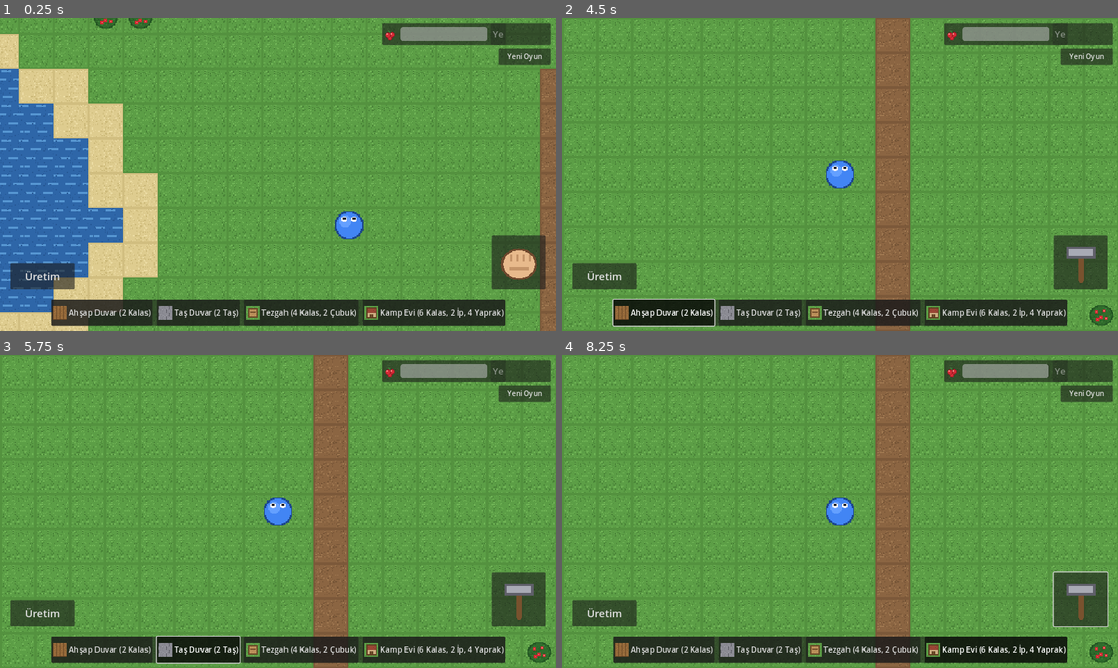
Above: before the commit, frames 1-4 (two rows, left to right).
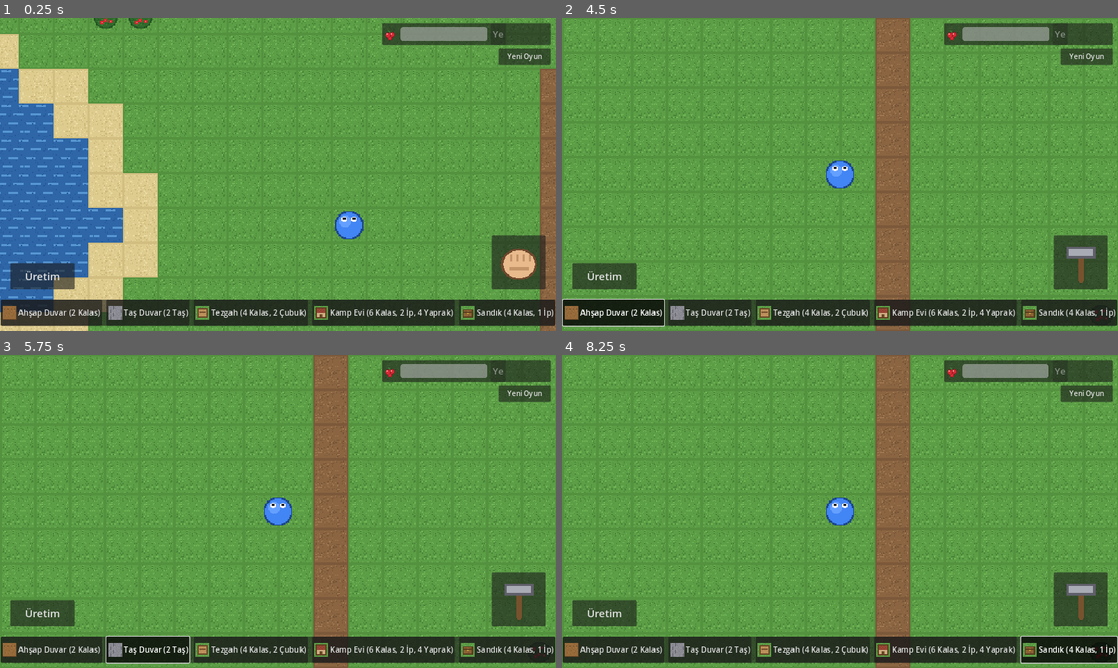
Above: after the commit, the same moments.

Repository: ozcinarece/Rable
Game: Godot game, scene res://scenes/World.tscn
Same seed, same stepped clock (60 frames per second), same inputs: the game is played once before the commit and once after it.
Inputs (mouse positions are in pixels of both pictures, inside the frame that each line leads up to):
- Up to frame 1 (0.25 s): no input
- Up to frame 2 (4.5 s): move the mouse to (962, 158) at 0.52 s; hold D 0.53-1.25 s; click (962, 158) at 0.67 s; drag from (728, 190) to (812, 237) at 1.27 s; click "Yeni Oyun" at 2 s; move the mouse to (895, 105) at 2.77 s; hold D 2.78-3.5 s; drag from (812, 237) to (673, 127) at 3.52 s; click "Ahşap Duvar (2 Kalas)" at 4.25 s
- Up to frame 3 (5.75 s): click "Taş Duvar (2 Taş)" at 5 s
- Up to frame 4 (8.25 s): click "Tezgah (4 Kalas, 2 Çubuk)" at 5.75 s; click "Kamp Evi (6 Kalas, 2 İp, 4 Ya…" at 6.5 s; click (1079, 599) at 7.25 s; click (1067, 649) at 8 s, where only the run after the commit has a clickable "Sandık (4 Kalas, 1 İp)"

The runs differ from the first frame. In frame 1, 3.6% of the frame differs, in the area x 0-100%, y 90-99%; in frame 2, 3.7%; in frame 3, 3.7%; in frame 4, 3.8%, in the area x 0-100%, y 69-99%.

Commit message:
M4g: depo sandigi
- Yeni yapi: Sandik (4 kalas + 1 ip), insa cubugundan yerlestirilir
- Sandiga dokununca ortada depolama paneli acilir:
  - "Sandiktakiler" listesi: Al butonu tum yigini envantere tasir
  - "Envanterin" listesi: Koy butonu tum yigini sandiga tasir
  - Kapat butonu veya sandiktan uzaklasmak paneli kapatir
- Sandik vurusla toplanamaz (esya kaybi olmasin); sokme sadece
  panel icindeki "Sandigi Sok" butonuyla ve yalnizca bosken
  (maliyet iade edilir, altindaki zemin geri gelir)
- Her sandigin icerigi ayri tutulur ve kayit dosyasina dahildir

Diff:
--- a/scenes/HUD.tscn
+++ b/scenes/HUD.tscn
@@ -52,6 +52,44 @@
 grow_horizontal = 0
 text = "Yeni Oyun"
 theme_override_font_sizes/font_size = 16
+
+[node name="ChestPanel" type="PanelContainer" parent="."]
+visible = false
+anchor_left = 0.5
+anchor_top = 0.5
+anchor_right = 0.5
+anchor_bottom = 0.5
+offset_left = -280.0
+offset_top = -240.0
+offset_right = 280.0
+offset_bottom = 240.0
+grow_horizontal = 2
+grow_vertical = 2
+
+[node name="VBox" type="VBoxContainer" parent="ChestPanel"]
+theme_override_constants/separation = 8
+
+[node name="TitleRow" type="HBoxContainer" parent="ChestPanel/VBox"]
+
+[node name="Title" type="Label" parent="ChestPanel/VBox/TitleRow"]
+text = "Sandık"
+size_flags_horizontal = 3
+theme_override_font_sizes/font_size = 26
+
+[node name="CloseButton" type="Button" parent="ChestPanel/VBox/TitleRow"]
+text = "Kapat"
+theme_override_font_sizes/font_size = 20
+
+[node name="Scroll" type="ScrollContainer" parent="ChestPanel/VBox"]
+size_flags_vertical = 3
+
+[node name="Rows" type="VBoxContainer" parent="ChestPanel/VBox/Scroll"]
+size_flags_horizontal = 3
+theme_override_constants/separation = 6
+
+[node name="DismantleButton" type="Button" parent="ChestPanel/VBox"]
+text = "Sandığı Sök (boşken)"
+theme_override_font_sizes/font_size = 20
 
 [node name="BuildBar" type="PanelContainer" parent="."]
 anchor_left = 0.5
--- a/scripts/hud.gd
+++ b/scripts/hud.gd
@@ -10,6 +10,13 @@
 
 ## Sag alttaki aksiyon butonuna basilinca yayinlanir.
 signal action_pressed
+
+## Sandik paneli: esya tasima istegi (to_chest: true = sandiga koy)
+signal chest_transfer_requested(item_id: String, to_chest: bool)
+## Bos sandigi sokme istegi
+signal chest_dismantle_requested
+## Panel Kapat butonuyla kapatildi (World acik sandik kaydini temizler)
+signal chest_closed
 
 const Items = preload("res://scripts/items.gd")
 const Recipes = preload("res://scripts/recipes.gd")
@@ -27,6 +34,10 @@
 @onready var hunger_bar: ProgressBar = $HungerPanel/HBox/HungerBar
 @onready var eat_button: Button = $HungerPanel/HBox/EatButton
 @onready var reset_button: Button = $ResetButton
+@onready var chest_panel: PanelContainer = $ChestPanel
+@onready var chest_rows: VBoxContainer = $ChestPanel/VBox/Scroll/Rows
+@onready var chest_close_button: Button = $ChestPanel/VBox/TitleRow/CloseButton
+@onready var chest_dismantle_button: Button = $ChestPanel/VBox/DismantleButton
 
 var _action_state: String = "idle"
 var _craft_buttons: Dictionary = {}  # recipe_id -> Uret butonu
@@ -42,6 +53,11 @@
 	craft_panel.visible = false
 	eat_button.pressed.connect(_on_eat_pressed)
 	reset_button.pressed.connect(_on_reset_pressed)
+	chest_close_button.pressed.connect(func():
+		close_chest()
+		chest_closed.emit())
+	chest_dismantle_button.pressed.connect(func(): chest_dismantle_requested.emit())
+	chest_panel.visible = false
 	_build_build_bar()
 	_build_craft_panel()
 	_refresh()
@@ -174,6 +190,76 @@
 	for recipe_id in _craft_buttons:
 		_craft_buttons[recipe_id].disabled = not Crafting.can_craft(recipe_id)
 
+# --- Sandik paneli ------------------------------------------------------
+
+## World tarafindan cagrilir: paneli verilen icerikle (yeniden) cizer.
+func show_chest(contents: Dictionary) -> void:
+	chest_panel.visible = true
+	for child in chest_rows.get_children():
+		child.queue_free()
+
+	_add_chest_section_title("Sandıktakiler:")
+	if contents.is_empty():
+		_add_chest_note("(boş)")
+	for item_id in contents:
+		_add_chest_row(item_id, contents[item_id], "Al", false)
+
+	_add_chest_section_title("Envanterin:")
+	var has_any := false
+	for item_id in Items.ITEMS:
+		var count := Inventory.get_count(item_id)
+		if count <= 0:
+			continue
+		has_any = true
+		_add_chest_row(item_id, count, "Koy", true)
+	if not has_any:
+		_add_chest_note("(boş)")
+
+	chest_dismantle_button.disabled = not contents.is_empty()
+
+func close_chest() -> void:
+	chest_panel.visible = false
+
+func _add_chest_section_title(text: String) -> void:
+	var label := Label.new()
+	label.text = text
+	label.add_theme_font_size_override("font_size", 22)
+	label.modulate = Color(1, 1, 0.75)
+	chest_rows.add_child(label)
+
+func _add_chest_note(text: String) -> void:
+	var label := Label.new()
+	label.text = text
+	label.add_theme_font_size_override("font_size", 20)
+	label.modulate = Color(0.8, 0.8, 0.8)
+	chest_rows.add_child(label)
+
+# Tek esya satiri: ikon + "Ad x adet" + tasima butonu (tum yigini tasir)
+func _add_chest_row(item_id: String, count: int, button_text: String, to_chest: bool) -> void:
+	var row := HBoxContainer.new()
+	row.add_theme_constant_override("separation", 10)
+
+	var icon := TextureRect.new()
+	icon.texture = load(Items.ITEMS[item_id]["icon"])
+	icon.custom_minimum_size = Vector2(30, 30)
+	icon.expand_mode = TextureRect.EXPAND_IGNORE_SIZE
+	icon.stretch_mode = TextureRect.STRETCH_KEEP_ASPECT_CENTERED
+	row.add_child(icon)
+
+	var label := Label.new()
+	label.text = "%s x%d" % [Items.display_name(item_id), count]
+	label.add_theme_font_size_override("font_size", 20)
+	label.size_flags_horizontal = Control.SIZE_EXPAND_FILL
+	row.add_child(label)
+
+	var move := Button.new()
+	move.text = button_text
+	move.add_theme_font_size_override("font_size", 20)
+	move.pressed.connect(func(): chest_transfer_requested.emit(item_id, to_chest))
+	row.add_child(move)
+
+	chest_rows.add_child(row)
+
 # --- Aksiyon butonu -----------------------------------------------------
 
 ## World tarafindan cagrilir; ikon sadece durum degisince guncellenir.
--- a/scripts/recipes.gd
+++ b/scripts/recipes.gd
@@ -22,6 +22,8 @@
 			"tile": "B", "cost": {"kalas": 4, "cubuk": 2}},
 	"kamp_evi": {"name": "Kamp Evi", "icon": "res://assets/tiles/ev.png",
 			"tile": "E", "cost": {"kalas": 6, "ip": 2, "yaprak": 4}},
+	"sandik": {"name": "Sandık", "icon": "res://assets/tiles/sandik.png",
+			"tile": "S", "cost": {"kalas": 4, "ip": 1}},
 }
 
 const CRAFT_RECIPES: Dictionary = {
--- a/scripts/world.gd
+++ b/scripts/world.gd
@@ -51,6 +51,9 @@
 	"m": {"texture": "res://assets/tiles/bush_full.png", "solid": true,
 			"drops": {"meyve": 2}, "becomes": "n", "hits": 1},
 	"n": {"texture": "res://assets/tiles/bush_empty.png", "solid": true},
+	# Sandik: vurusla toplanamaz (esya kaybi olmasin); dokununca acilir,
+	# sokme islemi sadece bos sandikta, panelin icindeki Sok butonuyla
+	"S": {"texture": "res://assets/tiles/sandik.png", "solid": true},
 }
 
 ## Bos calinin yeniden meyve vermesi icin gecen sure (saniye)
@@ -73,6 +76,12 @@
 var _regrow: Dictionary = {}  # bos cali hucresi -> yeniden buyumeye kalan sure
 var _save_timer: float = 0.0
 
+## Sandik icerikleri: hucre -> {esya: adet}. Acik sandigin hucresi
+## _open_chest'te tutulur; oyuncu uzaklasinca panel kapanir.
+const NO_CELL := Vector2i(-999, -999)
+var _chests: Dictionary = {}
+var _open_chest: Vector2i = NO_CELL
+
 func _ready() -> void:
 	ground_tile_map.tile_set = _build_tile_set()
 	_build_map_from_ascii()
@@ -80,6 +89,9 @@
 	player.world_tapped.connect(_on_player_world_tapped)
 	hud.build_toggled.connect(_on_build_toggled)
 	hud.action_pressed.connect(_on_action_pressed)
+	hud.chest_transfer_requested.connect(_on_chest_transfer)
+	hud.chest_dismantle_requested.connect(_on_chest_dismantle)
+	hud.chest_closed.connect(func(): _open_chest = NO_CELL)
 
 func _process(delta: float) -> void:
 	# Aksiyon butonunun ikonunu duruma gore guncelle
@@ -87,6 +99,11 @@
 	hud.set_action_state(_compute_action_state())
 	# Tezgah tarifleri sadece tezgahin yanindayken uretilebilir
 	Crafting.near_station = _is_near_tile("B")
+	# Acik sandiktan uzaklasildiysa paneli kapat
+	if _open_chest != NO_CELL:
+		var diff := (_open_chest - _get_player_cell()).abs()
+		if maxi(diff.x, diff.y) > 1:
+			_close_chest()
 	_tick_regrow(delta)
 	# Otomatik kayit
 	_save_timer += delta
@@ -184,6 +201,10 @@
 
 	if _selected_recipe_id != "":
 		_try_place(cell, player_cell)
+	elif _cell_char.get(cell, "") == "S":
+		# Sandiga dokununca depolama paneli acilir
+		_open_chest = cell
+		hud.show_chest(_chests.get(cell, {}))
 	else:
 		_try_harvest(cell)
 
@@ -279,6 +300,50 @@
 		_floor_under.erase(cell)
 	_set_cell_char(cell, new_ch)
 	return true
+
+# --- Sandik ------------------------------------------------------------
+
+func _close_chest() -> void:
+	_open_chest = NO_CELL
+	hud.close_chest()
+
+# Bir esyanin tum yiginini envanterden sandiga (veya tersine) tasir.
+func _on_chest_transfer(item_id: String, to_chest: bool) -> void:
+	if _open_chest == NO_CELL:
+		return
+	var chest: Dictionary = _chests.get(_open_chest, {})
+	if to_chest:
+		var amount := Inventory.get_count(item_id)
+		if amount <= 0:
+			return
+		Inventory.remove_item(item_id, amount)
+		chest[item_id] = int(chest.get(item_id, 0)) + amount
+	else:
+		var amount: int = int(chest.get(item_id, 0))
+		if amount <= 0:
+			return
+		chest.erase(item_id)
+		Inventory.add_item(item_id, amount)
+	_chests[_open_chest] = chest
+	hud.show_chest(chest)  # paneli guncel icerikle yeniden ciz
+
+# Bos sandigi soker ve maliyetini iade eder.
+func _on_chest_dismantle() -> void:
+	if _open_chest == NO_CELL:
+		return
+	if not _chests.get(_open_chest, {}).is_empty():
+		return  # ici dolu sandik sokulemez (esya kaybi olmasin)
+	var cell := _open_chest
+	_close_chest()
+	_chests.erase(cell)
+	var cost: Dictionary = Recipes.BUILD_RECIPES["sandik"]["cost"]
+	for item_id in cost:
+		Inventory.add_item(item_id, cost[item_id])
+	var new_ch: String = "."
+	if _floor_under.has(cell):
+		new_ch = _floor_under[cell]
+		_floor_under.erase(cell)
+	_set_cell_char(cell, new_ch)
 
 # --- Yardimcilar -------------------------------------------------------
 
@@ -359,12 +424,17 @@
 	for cell in _floor_under:
 		floor_data["%d,%d" % [cell.x, cell.y]] = _floor_under[cell]
 
+	var chest_data: Dictionary = {}
+	for cell in _chests:
+		chest_data["%d,%d" % [cell.x, cell.y]] = _chests[cell]
+
 	SaveManager.save_data({
 		"version": 1,
 		"w": _map_width,
 		"h": _map_height,
 		"rows": rows,
 		"floor_under": floor_data,
+		"chests": chest_data,
 		"inventory": Inventory.items,
 		"hunger": Hunger.value,
 		"respawn": [_respawn_cell.x, _respawn_cell.y],
@@ -391,6 +461,13 @@
 		var parts: PackedStringArray = key.split(",")
 		_floor_under[Vector2i(int(parts[0]), int(parts[1]))] = data["floor_under"][key]
 
+	for key in data.get("chests", {}):
+		var parts: PackedStringArray = key.split(",")
+		var contents: Dictionary = {}
+		for item_id in data["chests"][key]:
+			contents[item_id] = int(data["chests"][key][item_id])
+		_chests[Vector2i(int(parts[0]), int(parts[1]))] = contents
+
 	Inventory.set_items(data.get("inventory", {}))
 	Hunger.value = float(data.get("hunger", Hunger.MAX_VALUE))
 	Hunger.changed.emit()
Binary file added: assets/tiles/sandik.png
Not shown, changed: TASARIM.md
